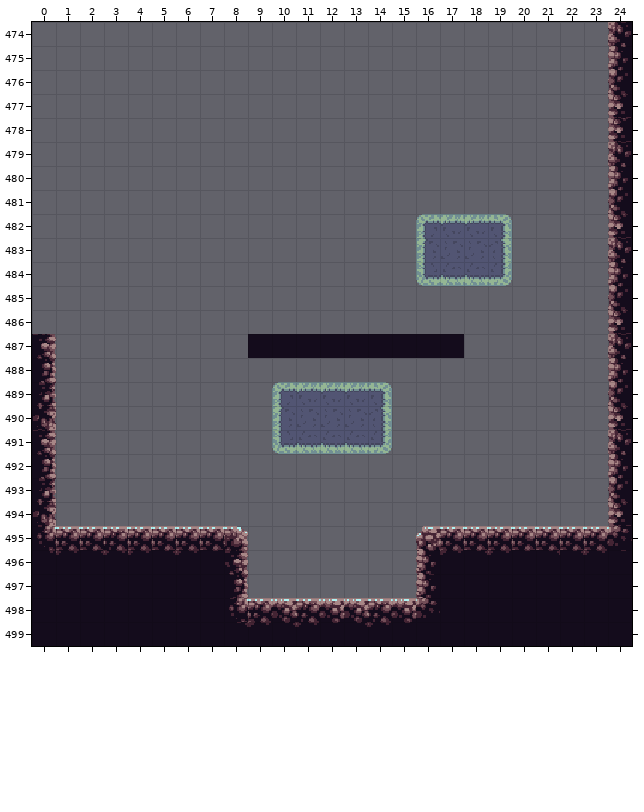
Tiled map: core/assets/mapWIP.tmx. Above is the file before it was changed.
Cells are 16x16 px. Shown: x 0..24, y 474..499.
New version:
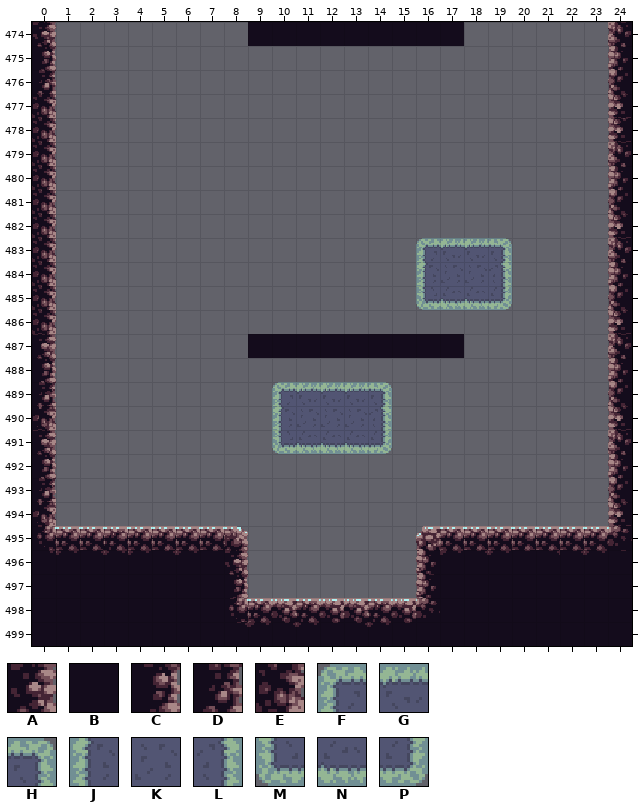
Key: from "dirtTiles": A 21, B 26, C 37, D 53, E 69; from "grassTiles": F 17, G 18, H 19, J 22, K 23, L 24, M 27, N 28, P 29.
_ is an empty cell.
Difference:
{"where": "layer \"Background\""}
{"y":474,"x":0,"old":"_","new":"A"}
{"y":474,"x":9,"old":"_________","new":"BBBBBBBBB"}
{"y":475,"x":0,"old":"_","new":"C"}
{"y":476,"x":0,"old":"_","new":"D"}
{"y":477,"x":0,"old":"_","new":"E"}
{"y":478,"x":0,"old":"_","new":"E"}
{"y":479,"x":0,"old":"_","new":"E"}
{"y":480,"x":0,"old":"_","new":"E"}
{"y":481,"x":0,"old":"_","new":"E"}
{"y":482,"x":0,"old":"_","new":"E"}
{"y":482,"x":16,"old":"FGGH","new":"____"}
{"y":483,"x":0,"old":"_","new":"E"}
{"y":483,"x":16,"old":"JKKL","new":"FGGH"}
{"y":484,"x":0,"old":"_","new":"E"}
{"y":484,"x":16,"old":"MNNP","new":"JKKL"}
{"y":485,"x":0,"old":"_","new":"E"}
{"y":485,"x":16,"old":"____","new":"MNNP"}
{"y":486,"x":0,"old":"_","new":"E"}
